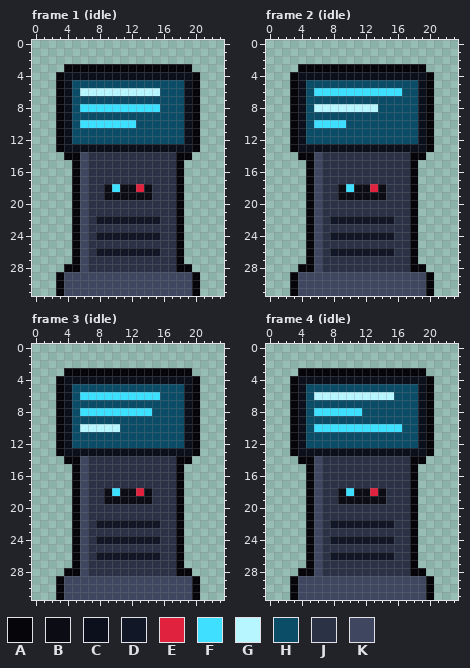
Two states of a pixel-art file, art/nh_term.aseprite. Above is the file before it was changed.
24x32 pixels, 8 frames. Colours within 5 levels of each other are drawn and written as one. Shown: frame 1 (idle), frame 2 (idle), frame 3 (idle), frame 4 (idle). The commit also changed other frames, which this record leaves out.
Palette (. is transparent): A #05050a  B #0c0c15  C #0c101c  D #111726  E #e0223f  F #3fe0ff  G #b8f6ff  H #0b4d66  J #2c3245  K #3e4660
Pixels before, frame 1 (idle), first column x 3:
 3 .AAAAAAAAAAAAAAAA.
 4 ACCCCCCCCCCCCCCCCA
 5 ACHHHHHHHHHHHHHHCA
 6 ACHGGGGGGGGGGHHHCA
 7 ACHHHHHHHHHHHHHHCA
 8 ACHFFFFFFFFFFHHHCA
 9 ACHHHHHHHHHHHHHHCA
10 ACHFFFFFFFHHHHHHCA
11 ACHHHHHHHHHHHHHHCA
12 ACHHHHHHHHHHHHHHCA
13 ACCCCCCCCCCCCCCCCA
14 .AAKJJJJJJJJJJJAA.
15 ..AKJJJJJJJJJJJA..
16 ..AKJJJJJJJJJJJA..
17 ..AKJJJJJJJJJJJA..
18 ..AKJJBFBBEBJJJA..
19 ..AKJJBBBBBBJJJA..
20 ..AKJJJJJJJJJJJA..
21 ..AKJJJJJJJJJJJA..
22 ..AKJDDDDDDDDJJA..
23 ..AKJJJJJJJJJJJA..
24 ..AKJDDDDDDDDJJA..
25 ..AKJJJJJJJJJJJA..
26 ..AKJDDDDDDDDJJA..
27 ..AKJJJJJJJJJJJA..
28 .AAKJJJJJJJJJJJAA.
29 AKKKKKKKKKKKKKKKKA
30 AKKKKKKKKKKKKKKKKA
31 AKKKKKKKKKKKKKKKKA
Pixels before, frame 2 (idle), first column x 3:
 3 .AAAAAAAAAAAAAAAA.
 4 ACCCCCCCCCCCCCCCCA
 5 ACHHHHHHHHHHHHHHCA
 6 ACHFFFFFFFFFFFHHCA
 7 ACHHHHHHHHHHHHHHCA
 8 ACHGGGGGGGGHHHHHCA
 9 ACHHHHHHHHHHHHHHCA
10 ACHFFFFHHHHHHHHHCA
11 ACHHHHHHHHHHHHHHCA
12 ACHHHHHHHHHHHHHHCA
13 ACCCCCCCCCCCCCCCCA
14 .AAKJJJJJJJJJJJAA.
15 ..AKJJJJJJJJJJJA..
16 ..AKJJJJJJJJJJJA..
17 ..AKJJJJJJJJJJJA..
18 ..AKJJBFBBEBJJJA..
19 ..AKJJBBBBBBJJJA..
20 ..AKJJJJJJJJJJJA..
21 ..AKJJJJJJJJJJJA..
22 ..AKJDDDDDDDDJJA..
23 ..AKJJJJJJJJJJJA..
24 ..AKJDDDDDDDDJJA..
25 ..AKJJJJJJJJJJJA..
26 ..AKJDDDDDDDDJJA..
27 ..AKJJJJJJJJJJJA..
28 .AAKJJJJJJJJJJJAA.
29 AKKKKKKKKKKKKKKKKA
30 AKKKKKKKKKKKKKKKKA
31 AKKKKKKKKKKKKKKKKA
Pixels before, frame 3 (idle), first column x 3:
 3 .AAAAAAAAAAAAAAAA.
 4 ACCCCCCCCCCCCCCCCA
 5 ACHHHHHHHHHHHHHHCA
 6 ACHFFFFFFFFFFHHHCA
 7 ACHHHHHHHHHHHHHHCA
 8 ACHFFFFFFFFFHHHHCA
 9 ACHHHHHHHHHHHHHHCA
10 ACHGGGGGHHHHHHHHCA
11 ACHHHHHHHHHHHHHHCA
12 ACHHHHHHHHHHHHHHCA
13 ACCCCCCCCCCCCCCCCA
14 .AAKJJJJJJJJJJJAA.
15 ..AKJJJJJJJJJJJA..
16 ..AKJJJJJJJJJJJA..
17 ..AKJJJJJJJJJJJA..
18 ..AKJJBFBBEBJJJA..
19 ..AKJJBBBBBBJJJA..
20 ..AKJJJJJJJJJJJA..
21 ..AKJJJJJJJJJJJA..
22 ..AKJDDDDDDDDJJA..
23 ..AKJJJJJJJJJJJA..
24 ..AKJDDDDDDDDJJA..
25 ..AKJJJJJJJJJJJA..
26 ..AKJDDDDDDDDJJA..
27 ..AKJJJJJJJJJJJA..
28 .AAKJJJJJJJJJJJAA.
29 AKKKKKKKKKKKKKKKKA
30 AKKKKKKKKKKKKKKKKA
31 AKKKKKKKKKKKKKKKKA
Pixels before, frame 4 (idle), first column x 3:
 3 .AAAAAAAAAAAAAAAA.
 4 ACCCCCCCCCCCCCCCCA
 5 ACHHHHHHHHHHHHHHCA
 6 ACHGGGGGGGGGGHHHCA
 7 ACHHHHHHHHHHHHHHCA
 8 ACHFFFFFFHHHHHHHCA
 9 ACHHHHHHHHHHHHHHCA
10 ACHFFFFFFFFFFFHHCA
11 ACHHHHHHHHHHHHHHCA
12 ACHHHHHHHHHHHHHHCA
13 ACCCCCCCCCCCCCCCCA
14 .AAKJJJJJJJJJJJAA.
15 ..AKJJJJJJJJJJJA..
16 ..AKJJJJJJJJJJJA..
17 ..AKJJJJJJJJJJJA..
18 ..AKJJBFBBEBJJJA..
19 ..AKJJBBBBBBJJJA..
20 ..AKJJJJJJJJJJJA..
21 ..AKJJJJJJJJJJJA..
22 ..AKJDDDDDDDDJJA..
23 ..AKJJJJJJJJJJJA..
24 ..AKJDDDDDDDDJJA..
25 ..AKJJJJJJJJJJJA..
26 ..AKJDDDDDDDDJJA..
27 ..AKJJJJJJJJJJJA..
28 .AAKJJJJJJJJJJJAA.
29 AKKKKKKKKKKKKKKKKA
30 AKKKKKKKKKKKKKKKKA
31 AKKKKKKKKKKKKKKKKA
Once edited:
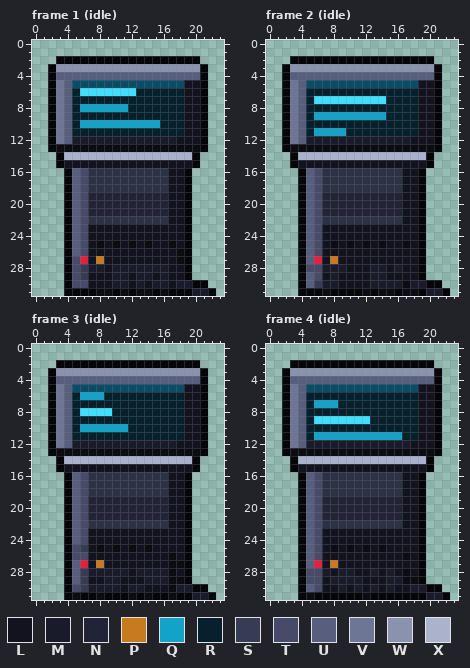
Colours new in this view: L #12131f  M #191b2a  N #212436  P #c87a20  Q #13a3c9  R #06202e  S #373c55  T #464c68  U #585f7e  V #6e7696  W #8a92b0  X #aab2cc
Edits made:
Changed rows in their new state; - is an unchanged pixel.
Frame 1 (idle):
first column x 2:
 2 -AAAAAAAAAAAAAAAAAA--
 3 AWWWWWWWWWWWWWWWWWWA-
 4 AUUUUUUUUUUUUUUUUUUA-
 5 AVU--------------LLA-
 6 AVURFFFFFFFRRRRRRLLA-
 7 AVURRRRRRRRRRRRRRLLA-
 8 AVURQQQQQQRRRRRRRLLA-
 9 AVURRRRRRRRRRRRRRLLA-
10 AVURQQQQQQQQQQRRRLLA-
11 AVURRRRRRRRRRRRRRLLA-
12 AVUMMMMMMMMMMMMMLLLA-
13 ABBBBBBBBBBBBBBBBBBA-
14 -AXXXXXXXXXXXXXXXXA--
15 -ALLLLLLLLLLLLLLLLA--
16 --AUT----------LLA---
17 --AUT----------LLA---
18 --AUT--JJJJJJ--LLA---
19 --AUTNNNNNNNNNNLLA---
20 --AUTNNNNNNNNNNLLA---
21 --AUTNNNNNNNNNNLLA---
22 --AUT-JJJJJJJJ-LLA---
23 --AUTLLLLLLLLLLLLA---
24 --AUTLLLLLLLLLLLLA---
25 --AUTLBLBLBLBLLBLA---
26 --AUTLLLLLLLLLLLBA---
27 --ATELPLLLLLLLLLBA---
28 ---TSMMLMMMMMMMLL----
29 -.ATSLLLMMLMMLMLLA.--
30 -.ATTLLLMMLMLMMLMM-A-
31 -.AAAABBABABBABAAAMMA
Frame 2 (idle):
first column x 2:
 2 -AAAAAAAAAAAAAAAAAA--
 3 AWWWWWWWWWWWWWWWWWWA-
 4 AUUUUUUUUUUUUUUUUUUA-
 5 AVU--------------LLA-
 6 AVURRRRRRRRRRRRRRLLA-
 7 AVURFFFFFFFFFRRRRLLA-
 8 AVURRRRRRRRRRRRRRLLA-
 9 AVURQQQQQQQQQRRRRLLA-
10 AVURRRRRRRRRRRRRRLLA-
11 AVURQQQQRRRRRRRRRLLA-
12 AVUMMMMMMMMMMMMMLLLA-
13 ABBBBBBBBBBBBBBBBBBA-
14 -AXXXXXXXXXXXXXXXXA--
15 -ALLLLLLLLLLLLLLLLA--
16 --AUT----------LLA---
17 --AUT----------LLA---
18 --AUT--JJJJJJ--LLA---
19 --AUTNNNNNNNNNNLLA---
20 --AUTNNNNNNNNNNLLA---
21 --AUTNNNNNNNNNNLLA---
22 --AUT-JJJJJJJJ-LLA---
23 --AUTLLLLLLLLLLLLA---
24 --AUTLLLLLLLLLLLLA---
25 --AUTLBLBLBLBLLBLA---
26 --AUTLLLLLLLLLLLLA---
27 --AUELPLLLLLLLLLLA---
28 ---TTMMMLLLMMLMLL----
29 -.AUTLMLLLLMMLLLLA.--
30 -.AUSMMLLLLMMMMBMM-A-
31 -.AAABAAAABABBABBAMMA
Frame 3 (idle):
first column x 2:
 2 -AAAAAAAAAAAAAAAAAA--
 3 AWWWWWWWWWWWWWWWWWWA-
 4 AUUUUUUUUUUUUUUUUUUA-
 5 AVU--------------LLA-
 6 AVURQQQRRRRRRRRRRLLA-
 7 AVURRRRRRRRRRRRRRLLA-
 8 AVUR----RRRRRRRRRLLA-
 9 AVURRRRRRRRRRRRRRLLA-
10 AVURQQQQQQRRRRRRRLLA-
11 AVURRRRRRRRRRRRRRLLA-
12 AVUMMMMMMMMMMMMMLLLA-
13 ABBBBBBBBBBBBBBBBBBA-
14 -AXXXXXXXXXXXXXXXXA--
15 -ALLLLLLLLLLLLLLLLA--
16 --AUT----------LLA---
17 --AUT----------LLA---
18 --AUT--JJJJJJ--LLA---
19 --AUTNNNNNNNNNNLLA---
20 --AUTNNNNNNNNNNLLA---
21 --AUTNNNNNNNNNNLLA---
22 --AUT-JJJJJJJJ-LLA---
23 --AUTLLLLLLLLLLLLA---
24 --AUTLLLLLLLLLLLLA---
25 --ATSLBLBLBLBLLLLA---
26 --ATTLLLLLLLLLLBLA---
27 --AUELPLLLLLLLLBBA---
28 ---USMMMMMLMMMMBL----
29 -.AUSLLMMLLLMMMBBA.--
30 -.ATSMMMMLMMLLLBMM-A-
31 -.ABAABAAABABAABAAMMA
Frame 4 (idle):
first column x 2:
 2 -AAAAAAAAAAAAAAAAAA--
 3 AWWWWWWWWWWWWWWWWWWA-
 4 AUUUUUUUUUUUUUUUUUUA-
 5 AVU--------------LLA-
 6 AVURRRRRRRRRRRRRRLLA-
 7 AVURQQQRRRRRRRRRRLLA-
 8 AVURRRRRRRRRRRRRRLLA-
 9 AVURFFFFFFFRRRRRRLLA-
10 AVURRRRRRRRRRRRRRLLA-
11 AVURQQQQQQQQQQQRRLLA-
12 AVUMMMMMMMMMMMMMLLLA-
13 ABBBBBBBBBBBBBBBBBBA-
14 -AXXXXXXXXXXXXXXXXA--
15 -ALLLLLLLLLLLLLLLLA--
16 --AUT----------LLA---
17 --AUT----------LLA---
18 --AUT--JJJJJJ--LLA---
19 --AUTNNNNNNNNNNLLA---
20 --AUTNNNNNNNNNNLLA---
21 --AUTNNNNNNNNNNLLA---
22 --AUT-JJJJJJJJ-LLA---
23 --AUTLLLLLLLLLLLLA---
24 --AUTLLLLLLLLLLLLA---
25 --AUTLBLBLBLBLLLLA---
26 --AUTLLLLLLLLLLBLA---
27 --AUELPLLLLLLLLLLA---
28 ---TTMLMMLLMLMLBL----
29 -.ATTLMMMMLLLMMBBA.--
30 -.AUTLLMLMLMLMLLMM-A-
31 -.ABAAAAAABAAAAAAAMMA
Boxes around the changes in both pictures, in picture pixels (x1, y1, x2, y2):
changed: (48, 56, 216, 296)
changed: (282, 56, 450, 296)
changed: (48, 360, 216, 600)
changed: (282, 360, 450, 600)
